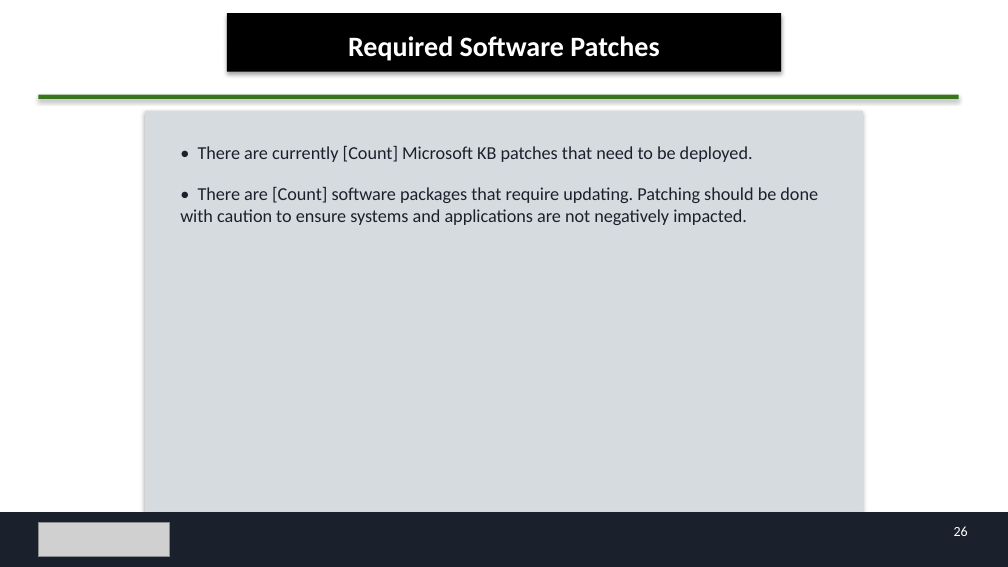
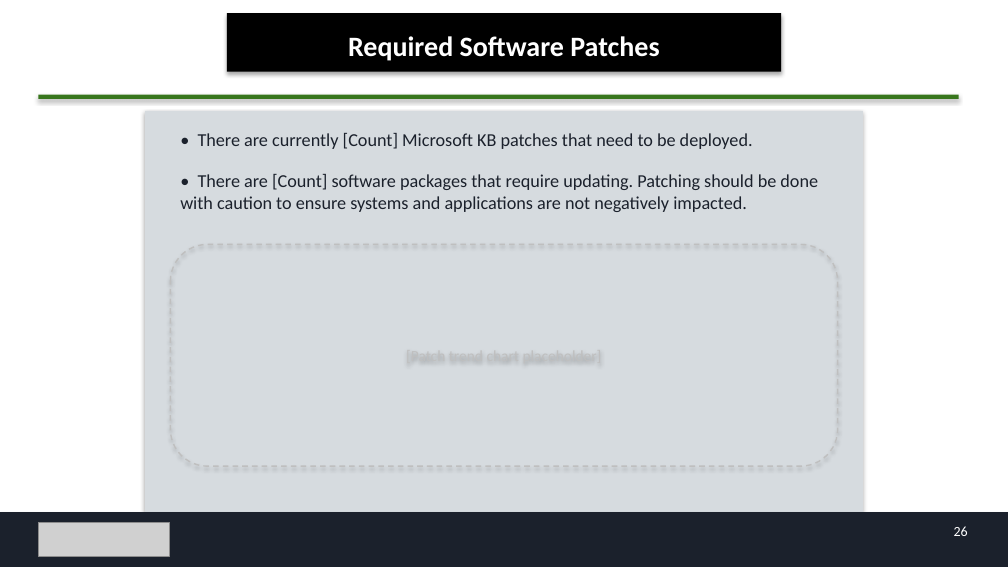
Before and after one commit to AnthonySHM/Reports-Automation, a slide deck: slide 26 of templates/mantix4_multi_sensor_template.pptx. Drawn at 1008x567 pixels with LibreOffice and Linux fonts; fonts in the diff are those of the drawing; grey boxes stand for pictures. Boxes give left, top, right and bottom in pixels: in the first picture for what was removed or moved away, otherwise in the second. Text is boxed around its words. In the diff, an @@ line names an element or a change of style, - is before the commit and + after.

```diff
--- a/templates/mantix4_multi_sensor_template.pptx
+++ b/templates/mantix4_multi_sensor_template.pptx
@@ text "• There are currently [Count] ..." moved from (x1=180, y1=146, x2=818, y2=225) to (x1=180, y1=133, x2=818, y2=212) @@
@@ rounded rectangle added at (x1=170, y1=244, x2=838, y2=466), outline #BFBFBF 1 pt dashed @@
```
Also in this commit, not shown: 13 other files.
